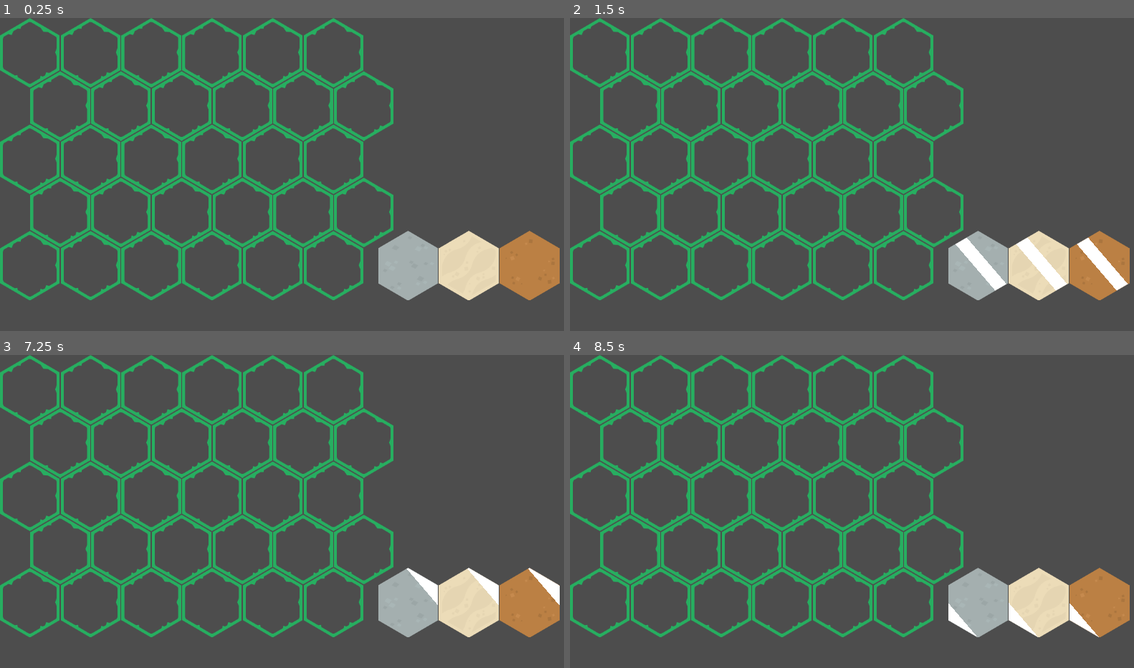
Above: before the commit, frames 1-4 (two rows, left to right).
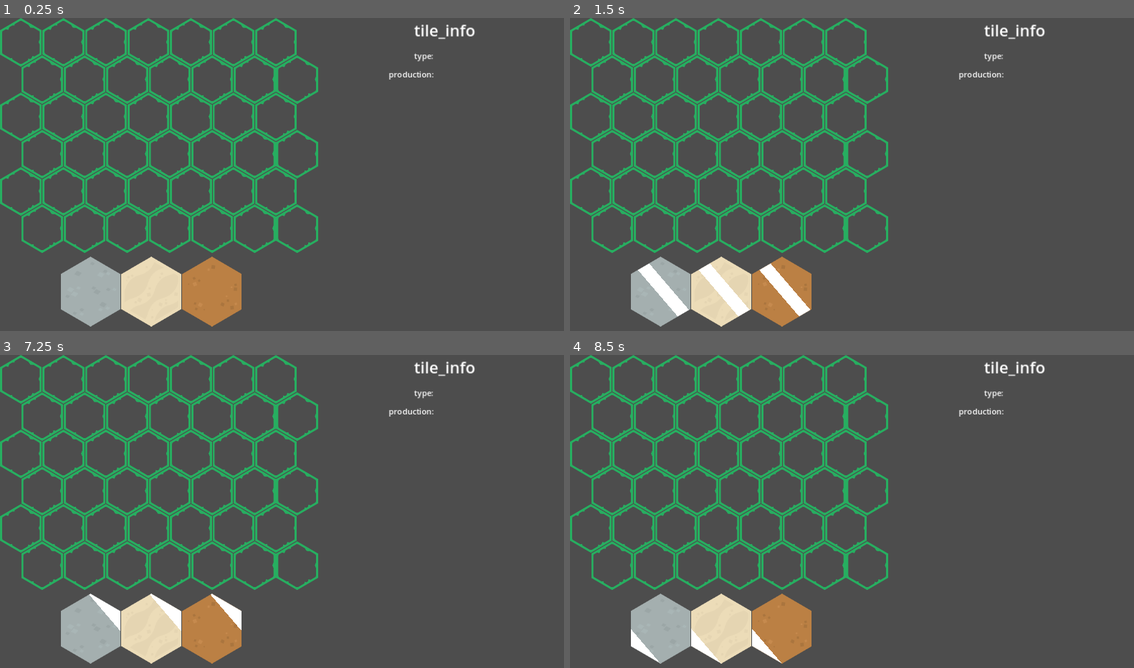
Above: after the commit, the same moments.

Repository: nicoviarnes/hex
Game: Godot game, scene res://main.tscn
Two runs of this game, one before a commit and one after it. Both use one fixed random seed, a clock stepped at 60 frames per second and the inputs below. Before the commit the project has no main scene; this scene is started directly in both runs.
Inputs (mouse positions are in pixels of both pictures, inside the frame that each line leads up to):
- Up to frame 1 (0.25 s): no input
- Up to frame 2 (1.5 s): tap Enter at 0.5 s; move the mouse to (598, 52) at 0.52 s; click (598, 52) at 0.67 s; move the mouse to (660, 52) at 1.27 s; click (660, 52) at 1.42 s
- Up to frame 3 (7.25 s): move the mouse to (152, 389) at 2.02 s; click (152, 389) at 2.17 s; tap Space at 2.75, 4.25, 5.75 s; move the mouse to (214, 389) at 2.77 s; click (214, 389) at 2.92 s; tap Enter at 3.5, 5 s; move the mouse to (270, 389) at 3.52 s; click (270, 389) at 3.67 s; move the mouse to (332, 389) at 4.27 s; click (332, 389) at 4.42 s; move the mouse to (62, 442) at 5.02 s; click (62, 442) at 5.17 s; move the mouse to (118, 442) at 5.77 s; click (118, 442) at 5.92 s; move the mouse to (180, 442) at 6.52 s; click (180, 442) at 6.67 s
- Up to frame 4 (8.5 s): move the mouse to (812, 442) at 7.27 s; click (812, 442) at 7.42 s; move the mouse to (874, 442) at 8.02 s; click (874, 442) at 8.17 s

The runs differ from the first frame. In frame 1, 27% of the frame differs, in the area x 0-100%, y 0-99%; in frame 2, 27%; in frame 3, 27%; in frame 4, 27%.

Commit message:
add info labels for hexes

Diff:
--- a/hex.gd
+++ b/hex.gd
@@ -29,6 +29,9 @@
 			self.texture = ChoiceManager.choice
 			ChoiceManager.choice = null
 			occupied = true
+		if occupied:
+			pass
+			#emit a signal that updates info labels. need to connect this signal in the spawning code
 #		for neighbor in neighbors:
 #			neighbor.get_parent().get_node("glow").visible = true
 
--- a/main.tscn
+++ b/main.tscn
@@ -6,6 +6,32 @@
 [node name="Main" type="Node2D"]
 
 [node name="Map" parent="." instance=ExtResource("1_07mbj")]
+scale = Vector2(0.7, 0.7)
 
 [node name="RandomHexes" parent="." instance=ExtResource("2_wnl4u")]
-position = Vector2(820, 215)
+position = Vector2(182, 550)
+
+[node name="Label" type="Label" parent="."]
+offset_left = 832.0
+offset_top = 1.0
+offset_right = 956.0
+offset_bottom = 49.0
+theme_override_font_sizes/font_size = 32
+text = "tile_info"
+horizontal_alignment = 1
+vertical_alignment = 1
+
+[node name="type" type="Label" parent="Label"]
+layout_mode = 0
+offset_top = 64.0
+offset_right = 43.0
+offset_bottom = 90.0
+text = "type: "
+
+[node name="production" type="Label" parent="Label"]
+layout_mode = 0
+offset_left = -51.0
+offset_top = 101.0
+offset_right = 43.0
+offset_bottom = 127.0
+text = "production: "
--- a/map.gd
+++ b/map.gd
@@ -5,7 +5,7 @@
 func _ready():
 	# Initialize variables
 	var sprite_count = 0          # Keeps track of how many sprites have been created
-	var grid_size = Vector2(6, 5) # Defines the size of the grid
+	var grid_size = Vector2(7, 6) # Defines the size of the grid
 	var sprite_offset = Vector2(122, 107) # Defines the spacing between sprites
 	var current_position = Vector2(60, 70) # Starting position of the first sprite
 
--- a/project.godot
+++ b/project.godot
@@ -11,6 +11,7 @@
 [application]
 
 config/name="Hex"
+run/main_scene="res://main.tscn"
 config/features=PackedStringArray("4.0", "Forward Plus")
 config/icon="res://icon.svg"
 
--- a/random_hexes.gd
+++ b/random_hexes.gd
@@ -9,6 +9,7 @@
 	for choice in choice_count:
 		var hex = hex_choice.instantiate()
 		hex.position.x = x_offset
+		hex.position.y = 0
 		x_offset += 122
 		add_child(hex)
 
